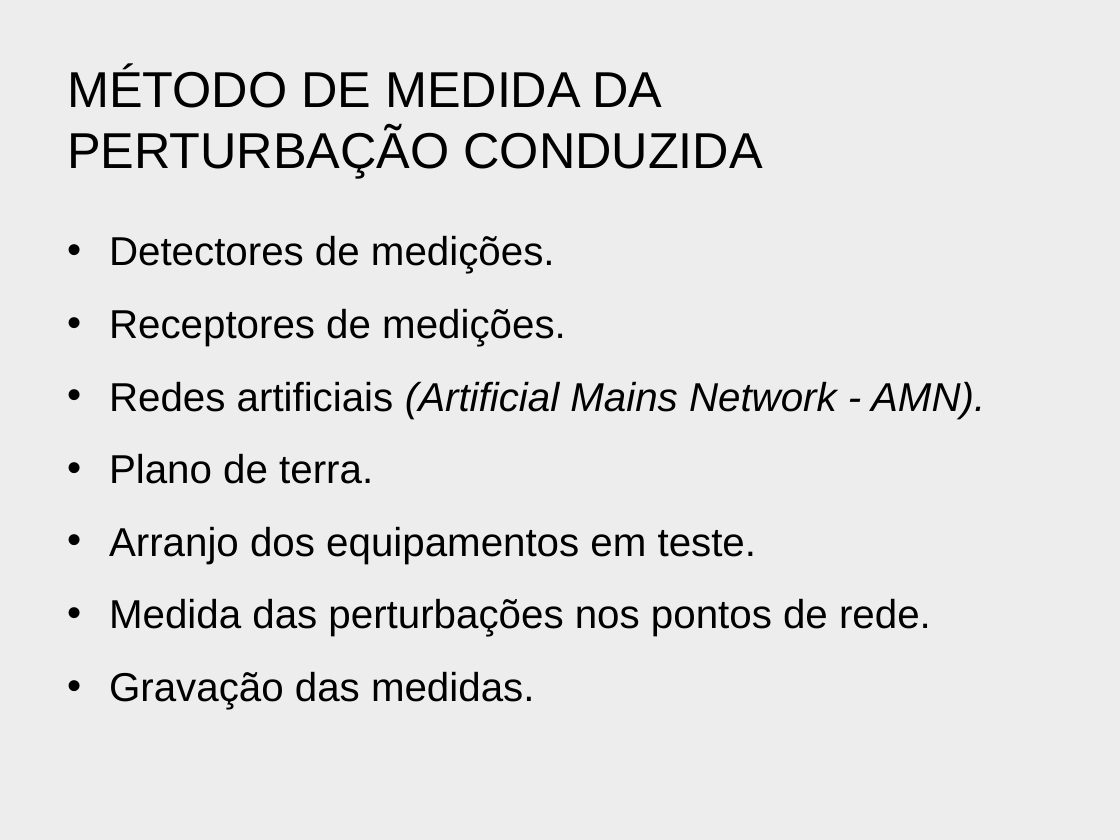
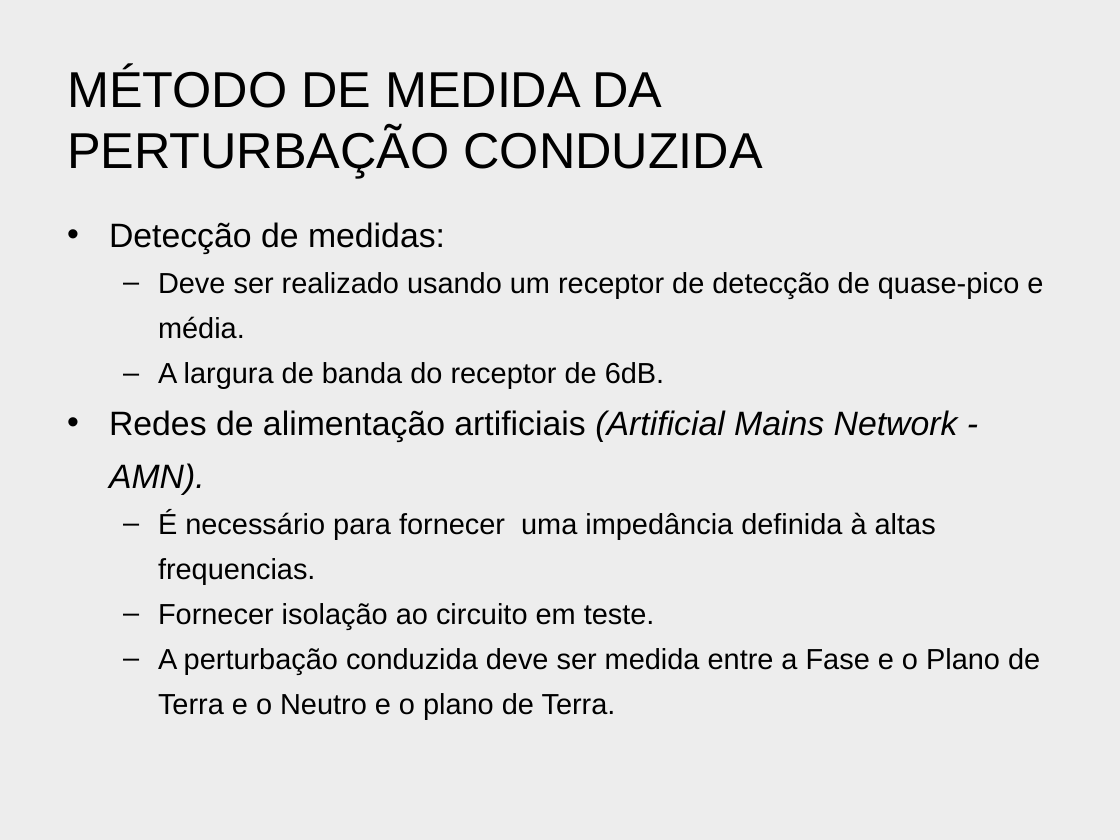
Before and after one commit to bengelbert/ifsc, a slide deck: slide 11 of cem_20308/docs/cispr22.pptx (slide 12 before the commit). Drawn at 1120x840 pixels with LibreOffice and Linux fonts; fonts in the diff are those of the drawing; background and template pictures are left out. Boxes give left, top, right and bottom in pixels: in the first picture for what was removed or moved away, otherwise in the second. Text is boxed around its words. In the diff, an @@ line names an element or a change of style, - is before the commit and + after.

```diff
--- a/cem_20308/docs/cispr22.pptx
+++ b/cem_20308/docs/cispr22.pptx
@@ text at (109, 222, 1043, 719): text changed; size 25.9 to 18.6 pt @@
-• Detectores de medições.
-• Receptores de medições.
-• Redes artificiais (Artificial Mains Network - AMN).
-• Plano de terra.
-• Arranjo dos equipamentos em teste.
-• Medida das perturbações nos pontos de rede.
-• Gravação das medidas.
+• Detecção de medidas:
+  – Deve ser realizado usando um receptor de detecção de quase-pico e média.
+  – A largura de banda do receptor de 6dB.
+• Redes de alimentação artificiais (Artificial Mains Network - AMN).
+  – É necessário para fornecer uma impedância definida à altas frequencias.
+  – Fornecer isolação ao circuito em teste.
+  – A perturbação conduzida deve ser medida entre a Fase e o Plano de Terra e o Neutro e o plano de Terra.
```
Also in this commit, not shown: 2 other slides changed, 1 slide added.
